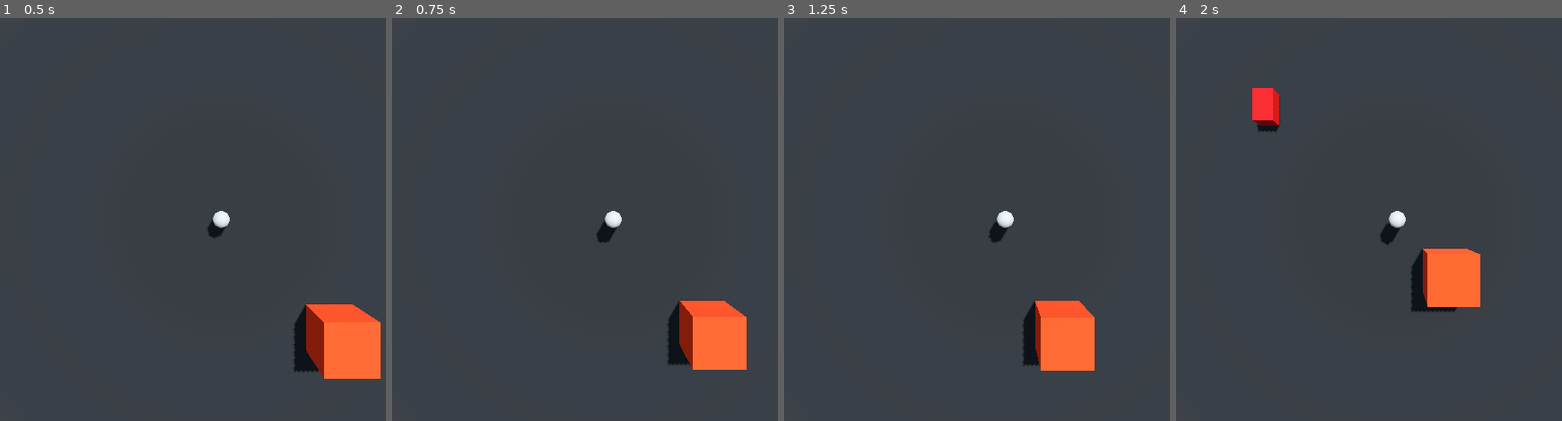
Above: before the commit, frames 1-4 (left to right).
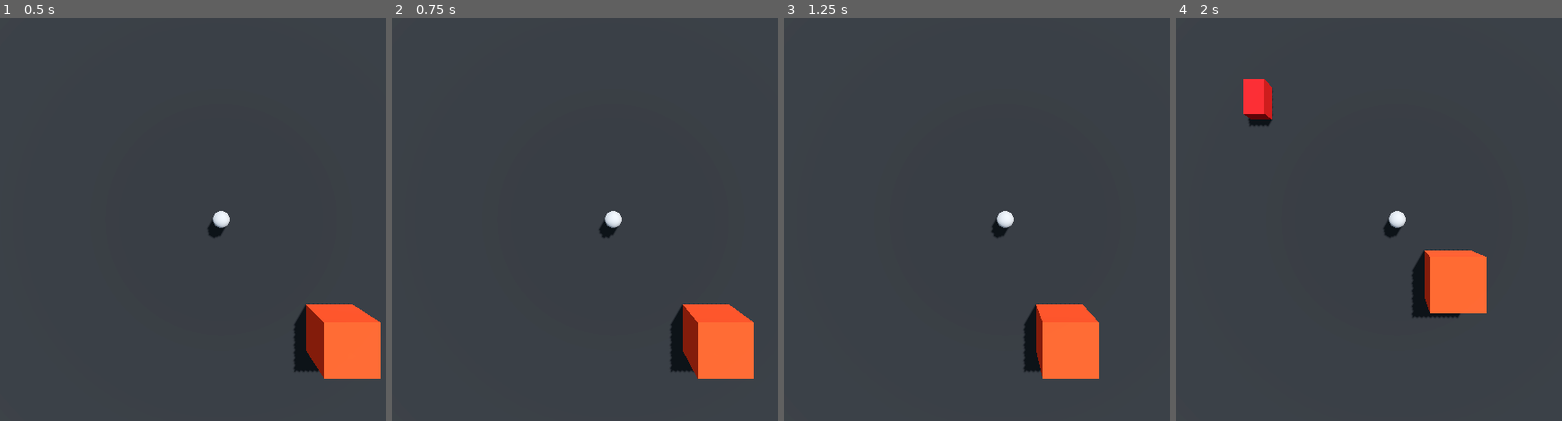
Above: after the commit, the same moments.

Repository: frqstbite/geeked-dog-incident
Game: Godot game, scene res://scenes/debug/ai.tscn
Same seed, same stepped clock (60 frames per second), same inputs: the game is played once before the commit and once after it. The engine's default icon, where the game draws it, is replaced by a stand-in: a white triangle on a blue panel in a dark square.
Inputs:
- Up to frame 1 (0.5 s): no input
- Up to frame 2 (0.75 s): tap Enter (ui_accept) at 0.5, 0.6 s; hold Right (ui_right) from 0.53 s (still down)
- Up to frame 3 (1.25 s): keep holding Right (ui_right); tap Enter (ui_accept) at 0.77, 1.07 s
- Up to frame 4 (2 s): release Right (ui_right) at 1.28 s; hold Down (ui_down) from 1.28 s (still down); tap Enter (ui_accept) at 1.35, 1.52, 1.82 s

Frame 1 is identical in both runs. In frame 2, 1.2% of the frame differs, in the area x 53-94%, y 51-90%; in frame 3, 0.8%; in frame 4, 1.7%, in the area x 17-81%, y 15-75%.

Commit message:
Implement Geek Bar Speed Boost

Diff:
--- a/scenes/collectible/geek_bar.tscn
+++ b/scenes/collectible/geek_bar.tscn
@@ -6,12 +6,23 @@
 albedo_color = Color(0.6176708, 0.5679242, 0, 1)
 
 [sub_resource type="CapsuleMesh" id="CapsuleMesh_quqiw"]
-radius = 0.04
-height = 0.2
+radius = 0.08
+height = 0.4
 
-[node name="GeekBar" type="Node3D" unique_id=161614062]
+[sub_resource type="CapsuleShape3D" id="CapsuleShape3D_xj51j"]
+radius = 0.08
+height = 0.4
+
+[node name="GeekBar" type="RigidBody3D" unique_id=516184198]
+contact_monitor = true
+max_contacts_reported = 3
 script = ExtResource("1_xj51j")
 
 [node name="MeshInstance3D" type="MeshInstance3D" parent="." unique_id=628723338]
 material_override = SubResource("StandardMaterial3D_quqiw")
 mesh = SubResource("CapsuleMesh_quqiw")
+
+[node name="CollisionShape3D" type="CollisionShape3D" parent="." unique_id=964853759]
+shape = SubResource("CapsuleShape3D_xj51j")
+
+[connection signal="body_entered" from="." to="." method="_on_body_entered"]
--- a/scenes/debug/ai.tscn
+++ b/scenes/debug/ai.tscn
@@ -4,6 +4,7 @@
 [ext_resource type="PackedScene" uid="uid://dwm3x750j20bp" path="res://scenes/npc/human.tscn" id="3_l1bgr"]
 [ext_resource type="PackedScene" uid="uid://cgt54fauo13va" path="res://scenes/debug/player.tscn" id="4_ad3ck"]
 [ext_resource type="PackedScene" uid="uid://cxxymbu1nw2ge" path="res://scenes/npc/car.tscn" id="4_bufah"]
+[ext_resource type="PackedScene" uid="uid://1y5rwjd1kuwq" path="res://scenes/collectible/geek_bar.tscn" id="5_7t8gr"]
 
 [sub_resource type="ProceduralSkyMaterial" id="ProceduralSkyMaterial_a02cp"]
 sky_horizon_color = Color(0.66224277, 0.6717428, 0.6867428, 1)
@@ -78,3 +79,6 @@
 
 [node name="Car" parent="." unique_id=905283236 instance=ExtResource("4_bufah")]
 transform = Transform3D(1.0000001, 0, -2.9802322e-08, 0, 1, 0, 2.9802322e-08, 0, 1.0000001, -5, 1, -44)
+
+[node name="GeekBar" parent="." unique_id=516184198 instance=ExtResource("5_7t8gr")]
+transform = Transform3D(1, 0, 0, 0, 1, 0, 0, 0, 1, 1, 2, -15)
--- a/scripts/collectible/geek_bar.gd
+++ b/scripts/collectible/geek_bar.gd
@@ -1,4 +1,14 @@
 extends Node3D
 class_name GeekBar
 
-var player
+var player : Player
+
+func on_consume():
+	if player:
+		player.create_speed_modifier(10.0, 10.0)
+
+func _on_body_entered(body: Node) -> void:
+	if body is Player:
+		player = body
+		on_consume()
+		queue_free()
--- /dev/null
+++ b/scripts/collectible/speed_modifier.gd
@@ -0,0 +1,4 @@
+class_name SpeedModifier
+
+var speed : float = 6.0
+var duration : float = 10.0
--- a/scripts/debug/player.gd
+++ b/scripts/debug/player.gd
@@ -1,28 +1,52 @@
 extends CharacterBody3D
+class_name Player
 
+var original_speed = 5.0
+var speed = original_speed
 
-const SPEED = 5.0
-const JUMP_VELOCITY = 4.5
-
+var speed_modifiers : Array[SpeedModifier] = []
 
 func _physics_process(delta: float) -> void:
 	# Add the gravity.
 	if not is_on_floor():
 		velocity += get_gravity() * delta
 
-	# Handle jump.
-	if Input.is_action_just_pressed("ui_accept") and is_on_floor():
-		velocity.y = JUMP_VELOCITY
+	calculate_speed(delta)
 
 	# Get the input direction and handle the movement/deceleration.
 	# As good practice, you should replace UI actions with custom gameplay actions.
 	var input_dir := Input.get_vector("ui_left", "ui_right", "ui_up", "ui_down")
 	var direction := (transform.basis * Vector3(input_dir.x, 0, input_dir.y)).normalized()
 	if direction:
-		velocity.x = direction.x * SPEED
-		velocity.z = direction.z * SPEED
+		velocity.x = direction.x * speed
+		velocity.z = direction.z * speed
 	else:
-		velocity.x = move_toward(velocity.x, 0, SPEED)
-		velocity.z = move_toward(velocity.z, 0, SPEED)
+		velocity.x = move_toward(velocity.x, 0, speed)
+		velocity.z = move_toward(velocity.z, 0, speed)
 
 	move_and_slide()
+
+func create_speed_modifier(s : float, d : float):
+	var modifier = SpeedModifier.new()
+	modifier.speed = s
+	modifier.duration = d
+	speed_modifiers.append(modifier)
+
+func calculate_speed(delta):
+	if speed_modifiers.size() == 0:
+		speed = original_speed
+		return
+
+	# average out the speed of all the modifiers
+	var total_speed = 0
+
+	for modifier in speed_modifiers:
+		total_speed += modifier.speed
+		total_speed /= speed_modifiers.size()
+
+	speed = total_speed
+
+	for i in range(speed_modifiers.size() - 1, -1, -1):
+		speed_modifiers[i].duration -= delta
+		if speed_modifiers[i].duration <= 0:
+			speed_modifiers.remove_at(i)
Not shown: 1 places in scenes/debug/player.tscn that only renumber resources
Not shown, added: scripts/collectible/speed_modifier.gd.uid
